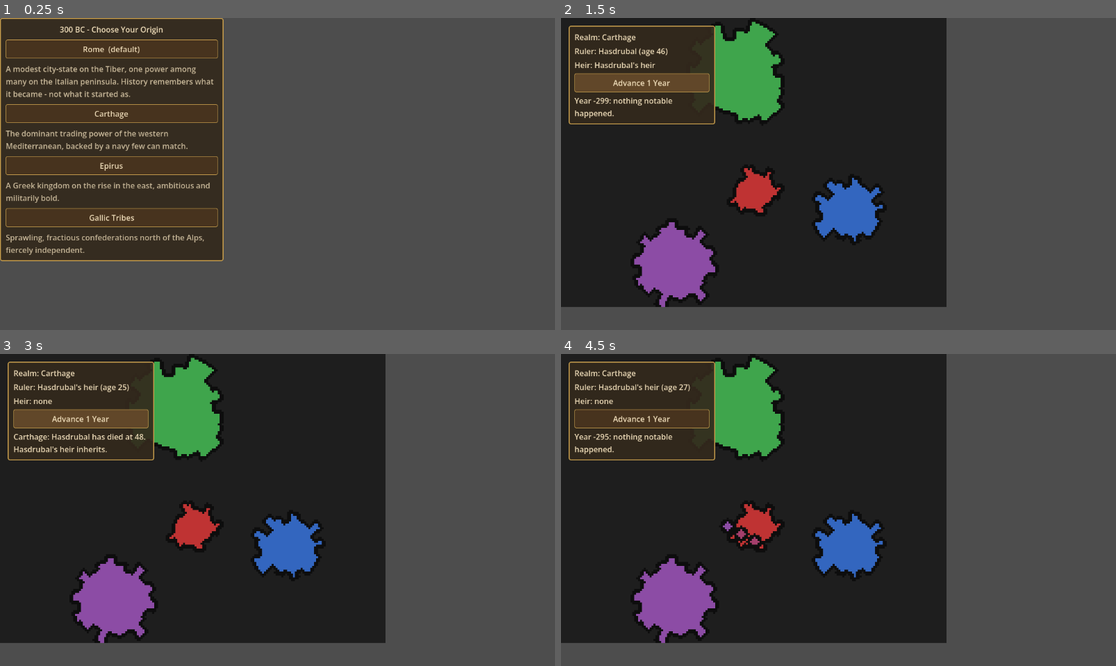
Above: before the commit, frames 1-4 (two rows, left to right).
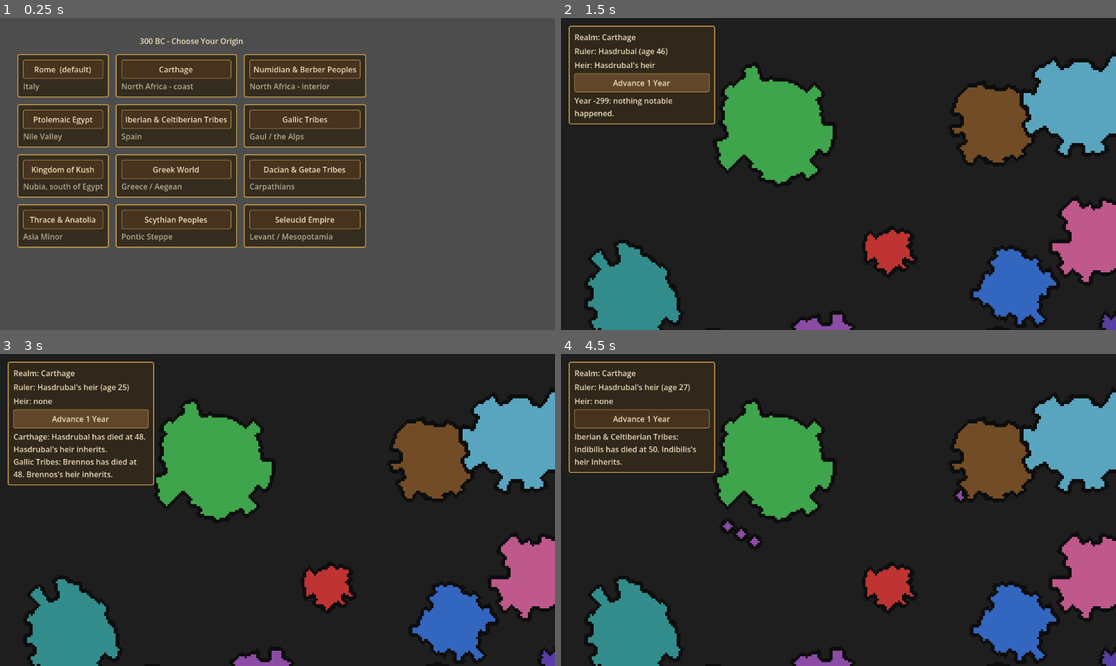
Above: after the commit, the same moments.

Repository: supa-bit/Facsimilia
Game: Godot game, scene res://scenes/Main.tscn
Same seed, same stepped clock (60 frames per second), same inputs: the game is played once before the commit and once after it.
Inputs (mouse positions are in pixels of both pictures, inside the frame that each line leads up to):
- Up to frame 1 (0.25 s): no input
- Up to frame 2 (1.5 s): click "Carthage" at 0.5 s; click "Advance 1 Year" at 1.25 s
- Up to frame 3 (3 s): click "Advance 1 Year" at 2 s; click "Advance 1 Year" at 2.75 s
- Up to frame 4 (4.5 s): tap Enter at 3.5 s; move the mouse to (960, 494) at 3.52 s; click (960, 494) at 3.67 s; tap Space at 4.25 s; drag from (727, 525) to (810, 572) at 4.27 s

The runs differ from the first frame. In frame 1, 31% of the frame differs, in the area x 0-66%, y 0-78%; in frame 2, 48%; in frame 3, 49%, in the area x 0-100%, y 0-100%; in frame 4, 49%.

Commit message:
Expand starting civs from 4 to a dozen broad regional powers
Includes proper representation for Africa: Carthage (Phoenician-
ruled coast), Numidian & Berber Peoples (indigenous Maghreb
interior), Ptolemaic Egypt (Macedonian-ruled Nile), and the Kingdom
of Kush (indigenous Nubian kingdom south of Egypt) - distinguishing
"on the African continent" from "African-ruled," since Carthage and
Egypt's ruling classes were Phoenician and Macedonian respectively.
Also adds Iberia, Gaul, the Greek World, Dacia, Thrace & Anatolia,
Scythia, and the Seleucid Empire. Grid enlarged to 320x240 to fit
twelve regions without excessive crowding. Civ-select UI reworked
into a 3-column grid of cards instead of a long vertical list.

Co-Authored-By: Claude Sonnet 5 <noreply@anthropic.com>

Diff:
--- a/scripts/ui/civ_select.gd
+++ b/scripts/ui/civ_select.gd
@@ -3,14 +3,30 @@
 signal civ_chosen(civ_key: String)
 
 const CIVS := [
-	{"key": "rome", "name": "Rome",
+	{"key": "rome", "name": "Rome", "region": "Italy",
 		"blurb": "A modest city-state on the Tiber, one power among many on the Italian peninsula. History remembers what it became - not what it started as."},
-	{"key": "carthage", "name": "Carthage",
+	{"key": "carthage", "name": "Carthage", "region": "North Africa - coast",
 		"blurb": "The dominant trading power of the western Mediterranean, backed by a navy few can match."},
-	{"key": "epirus", "name": "Epirus",
-		"blurb": "A Greek kingdom on the rise in the east, ambitious and militarily bold."},
-	{"key": "gaul", "name": "Gallic Tribes",
+	{"key": "numidia", "name": "Numidian & Berber Peoples", "region": "North Africa - interior",
+		"blurb": "Horse-lords of the Maghreb's interior, from the Atlas mountains to the desert's edge."},
+	{"key": "egypt", "name": "Ptolemaic Egypt", "region": "Nile Valley",
+		"blurb": "Alexander's Macedonian generals still rule the Nile, richer than almost anyone."},
+	{"key": "iberia", "name": "Iberian & Celtiberian Tribes", "region": "Spain",
+		"blurb": "Fierce, fragmented tribal peoples across the peninsula, prized as mercenaries."},
+	{"key": "gaul", "name": "Gallic Tribes", "region": "Gaul / the Alps",
 		"blurb": "Sprawling, fractious confederations north of the Alps, fiercely independent."},
+	{"key": "kush", "name": "Kingdom of Kush", "region": "Nubia, south of Egypt",
+		"blurb": "An indigenous African kingdom on the upper Nile, with its own pharaohs, iron industry, and pyramids - never conquered by the Ptolemies to its north."},
+	{"key": "greek_world", "name": "Greek World", "region": "Greece / Aegean",
+		"blurb": "City-states, leagues, and Epirus's ambitious kings, forever rivals to one another."},
+	{"key": "dacia", "name": "Dacian & Getae Tribes", "region": "Carpathians",
+		"blurb": "Mountain and river peoples north of the Danube, skilled in metalwork and war."},
+	{"key": "thrace_anatolia", "name": "Thrace & Anatolia", "region": "Asia Minor",
+		"blurb": "The fractured remains of Lysimachus's kingdom, contested by every neighbor."},
+	{"key": "scythia", "name": "Scythian Peoples", "region": "Pontic Steppe",
+		"blurb": "Mounted nomads ranging the grasslands north of the Black Sea."},
+	{"key": "seleucid", "name": "Seleucid Empire", "region": "Levant / Mesopotamia",
+		"blurb": "The largest of Alexander's successor kingdoms, stretching deep into the east."},
 ]
 const DEFAULT_KEY := "rome"
 
@@ -22,35 +38,44 @@
 	bg.set_anchors_preset(Control.PRESET_FULL_RECT)
 	add_child(bg)
 
-	var center := CenterContainer.new()
-	center.set_anchors_preset(Control.PRESET_FULL_RECT)
-	add_child(center)
+	var margin := MarginContainer.new()
+	margin.set_anchors_preset(Control.PRESET_FULL_RECT)
+	for side in ["margin_left", "margin_right", "margin_top", "margin_bottom"]:
+		margin.add_theme_constant_override(side, 36)
+	add_child(margin)
 
-	var panel := PanelContainer.new()
-	center.add_child(panel)
-
-	var vbox := VBoxContainer.new()
-	vbox.custom_minimum_size = Vector2(440, 0)
-	vbox.add_theme_constant_override("separation", 10)
-	panel.add_child(vbox)
+	var outer_vbox := VBoxContainer.new()
+	outer_vbox.add_theme_constant_override("separation", 16)
+	margin.add_child(outer_vbox)
 
 	var title := Label.new()
 	title.text = "300 BC - Choose Your Origin"
 	title.horizontal_alignment = HORIZONTAL_ALIGNMENT_CENTER
-	vbox.add_child(title)
+	outer_vbox.add_child(title)
+
+	var grid := GridContainer.new()
+	grid.columns = 3
+	grid.add_theme_constant_override("h_separation", 14)
+	grid.add_theme_constant_override("v_separation", 14)
+	outer_vbox.add_child(grid)
 
 	for civ in CIVS:
+		var panel := PanelContainer.new()
+		var vbox := VBoxContainer.new()
+		panel.add_child(vbox)
+
 		var button := Button.new()
 		button.text = civ.name + ("  (default)" if civ.key == DEFAULT_KEY else "")
 		button.tooltip_text = civ.blurb
 		button.pressed.connect(_on_civ_button_pressed.bind(civ.key))
 		vbox.add_child(button)
 
-		var blurb_label := Label.new()
-		blurb_label.text = civ.blurb
-		blurb_label.autowrap_mode = TextServer.AUTOWRAP_WORD
-		blurb_label.modulate.a = 0.8
-		vbox.add_child(blurb_label)
+		var region_label := Label.new()
+		region_label.text = civ.region
+		region_label.modulate.a = 0.7
+		vbox.add_child(region_label)
+
+		grid.add_child(panel)
 
 func _on_civ_button_pressed(civ_key: String) -> void:
 	civ_chosen.emit(civ_key)
--- a/scripts/world/map_view.gd
+++ b/scripts/world/map_view.gd
@@ -4,8 +4,8 @@
 const CharacterRegistry := preload("res://scripts/dynasty/character_registry.gd")
 const Realm := preload("res://scripts/dynasty/realm.gd")
 
-const GRID_WIDTH := 200
-const GRID_HEIGHT := 150
+const GRID_WIDTH := 320
+const GRID_HEIGHT := 240
 const CELL_PIXELS := 4  # on-screen scale per grid cell
 const PAINT_RADIUS := 3
 const WILD_COLOR := Color(0.12, 0.12, 0.12, 1.0)  # unclaimed land - not a realm, no owner
@@ -62,23 +62,40 @@
 	if civ_realm_ids.has(civ_key):
 		player_realm_id = civ_realm_ids[civ_key]
 
-# A small regional slice of the Mediterranean/western Europe at 300 BC,
-# not the whole world - positions are stylized, not traced coastlines, but
-# placed at roughly the right relative geography: Rome small and central
-# in Italy, Carthage larger to the southwest across the sea, the Greek
-# world (Epirus) to the east, Gallic tribes sprawling to the north. Rome
-# is deliberately the smallest here - it was a minor regional power in
-# 300 BC, not yet the Mediterranean superpower it became.
+# A regional slice of the Mediterranean/western Eurasia at 300 BC, not the
+# whole world - positions are stylized, not traced coastlines, but placed
+# at roughly the right relative geography per the reference map the user
+# confirmed as accurate for this period. Twelve broad regional powers
+# (grouping many smaller historical factions together, not one blob per
+# named tribe) rather than the whole map's worth of labels. Rome is
+# deliberately the smallest - a minor Italian power in 300 BC, not yet the
+# Mediterranean superpower it became; that gap is the point of the game.
 func _seed_ancient_world() -> void:
 	var specs := [
 		{"key": "rome", "realm": "Rome", "ruler": "Numerius", "color": Color(0.75, 0.20, 0.20, 1.0),
-			"cx": 100, "cy": 90, "radius": 13, "law": Realm.SuccessionLaw.MALE_PREFERENCE_PRIMOGENITURE},
+			"cx": 170, "cy": 120, "radius": 13, "law": Realm.SuccessionLaw.MALE_PREFERENCE_PRIMOGENITURE},
 		{"key": "carthage", "realm": "Carthage", "ruler": "Hasdrubal", "color": Color(0.55, 0.30, 0.65, 1.0),
-			"cx": 60, "cy": 128, "radius": 22, "law": Realm.SuccessionLaw.MALE_PREFERENCE_PRIMOGENITURE},
-		{"key": "epirus", "realm": "Epirus", "ruler": "Alcetas", "color": Color(0.20, 0.40, 0.75, 1.0),
-			"cx": 150, "cy": 100, "radius": 18, "law": Realm.SuccessionLaw.PRIMOGENITURE},
+			"cx": 140, "cy": 180, "radius": 26, "law": Realm.SuccessionLaw.MALE_PREFERENCE_PRIMOGENITURE},
+		{"key": "numidia", "realm": "Numidian & Berber Peoples", "ruler": "Gaia", "color": Color(0.75, 0.45, 0.20, 1.0),
+			"cx": 75, "cy": 195, "radius": 30, "law": Realm.SuccessionLaw.MALE_PREFERENCE_PRIMOGENITURE},
+		{"key": "egypt", "realm": "Ptolemaic Egypt", "ruler": "Ptolemy", "color": Color(0.85, 0.75, 0.15, 1.0),
+			"cx": 225, "cy": 180, "radius": 20, "law": Realm.SuccessionLaw.PRIMOGENITURE},
+		{"key": "kush", "realm": "Kingdom of Kush", "ruler": "Arkamani", "color": Color(0.55, 0.25, 0.15, 1.0),
+			"cx": 245, "cy": 220, "radius": 18, "law": Realm.SuccessionLaw.PRIMOGENITURE},
+		{"key": "iberia", "realm": "Iberian & Celtiberian Tribes", "ruler": "Indibilis", "color": Color(0.20, 0.55, 0.55, 1.0),
+			"cx": 35, "cy": 145, "radius": 26, "law": Realm.SuccessionLaw.PRIMOGENITURE},
 		{"key": "gaul", "realm": "Gallic Tribes", "ruler": "Brennos", "color": Color(0.25, 0.65, 0.30, 1.0),
-			"cx": 90, "cy": 30, "radius": 27, "law": Realm.SuccessionLaw.PRIMOGENITURE},
+			"cx": 110, "cy": 55, "radius": 32, "law": Realm.SuccessionLaw.PRIMOGENITURE},
+		{"key": "greek_world", "realm": "Greek World", "ruler": "Alcetas", "color": Color(0.20, 0.40, 0.75, 1.0),
+			"cx": 235, "cy": 140, "radius": 20, "law": Realm.SuccessionLaw.PRIMOGENITURE},
+		{"key": "dacia", "realm": "Dacian & Getae Tribes", "ruler": "Oroles", "color": Color(0.45, 0.30, 0.15, 1.0),
+			"cx": 225, "cy": 55, "radius": 22, "law": Realm.SuccessionLaw.MALE_PREFERENCE_PRIMOGENITURE},
+		{"key": "thrace_anatolia", "realm": "Thrace & Anatolia", "ruler": "Lysimachos", "color": Color(0.75, 0.35, 0.55, 1.0),
+			"cx": 280, "cy": 115, "radius": 24, "law": Realm.SuccessionLaw.PRIMOGENITURE},
+		{"key": "scythia", "realm": "Scythian Peoples", "ruler": "Ateas", "color": Color(0.35, 0.65, 0.75, 1.0),
+			"cx": 270, "cy": 45, "radius": 28, "law": Realm.SuccessionLaw.MALE_PREFERENCE_PRIMOGENITURE},
+		{"key": "seleucid", "realm": "Seleucid Empire", "ruler": "Seleukos", "color": Color(0.35, 0.25, 0.65, 1.0),
+			"cx": 295, "cy": 165, "radius": 16, "law": Realm.SuccessionLaw.MALE_PREFERENCE_PRIMOGENITURE},
 	]
 	for i in specs.size():
 		var spec: Dictionary = specs[i]
Not shown, added: scripts/tests/test_time.gd.uid
Not shown, added: scripts/ui/civ_select.gd.uid
Not shown, added: scripts/ui/hud.gd.uid
Not shown, added: scripts/ui/theme_ancient.gd.uid
Not shown, added: scripts/world/game_root.gd.uid
